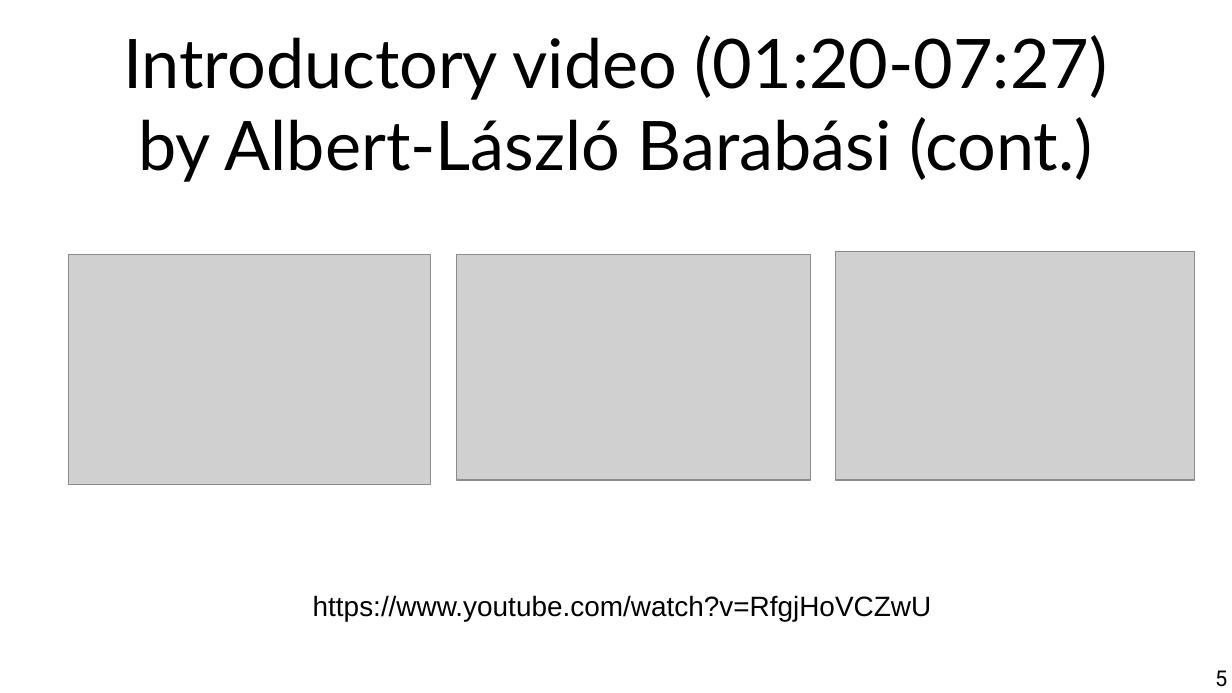
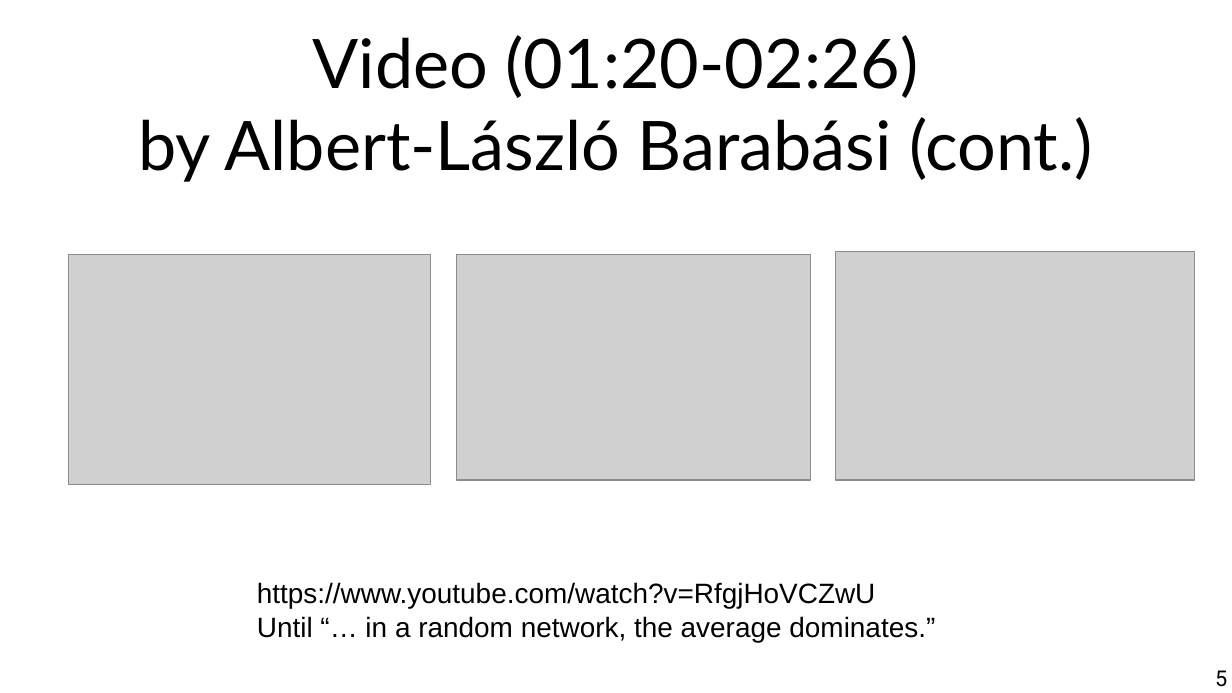
Before and after one commit to chatox/networks-science-course, a slide deck: slide 5 of theory/odp/tt11-random_networks.odp. Drawn at 1232x693 pixels with LibreOffice and Linux fonts; fonts in the diff are those of the drawing; grey boxes stand for pictures. Boxes give left, top, right and bottom in pixels: in the first picture for what was removed or moved away, otherwise in the second. Text is boxed around its words. In the diff, an @@ line names an element or a change of style, - is before the commit and + after.

Commit message:
videos

```diff
--- a/theory/odp/tt11-random_networks.odp
+++ b/theory/odp/tt11-random_networks.odp
@@ title at box(138, 35, 1092, 182): text changed @@
-Introductory video (01:20-07:27)
-by Albert-László Barabási (cont.)
+Video (01:20-02:26)
+by Albert-László Barabási (cont.)
@@ text "https://www.youtube.com/watch?v=RfgjHoVCZwU": place and size @@
-text "https://www.youtube.com/watch?v=RfgjHoVCZwU" at box(313, 595, 932, 622)
+text "https://www.youtube.com/watch?v=RfgjHoVCZwU" at box(257, 582, 935, 642)
@@ text at box(257, 616, 935, 642): paragraph added @@
+Until “… in a random network, the average dominates.”
```
Also in this commit, not shown: 1 other slide changed, 1 slide added, 4 other files.
